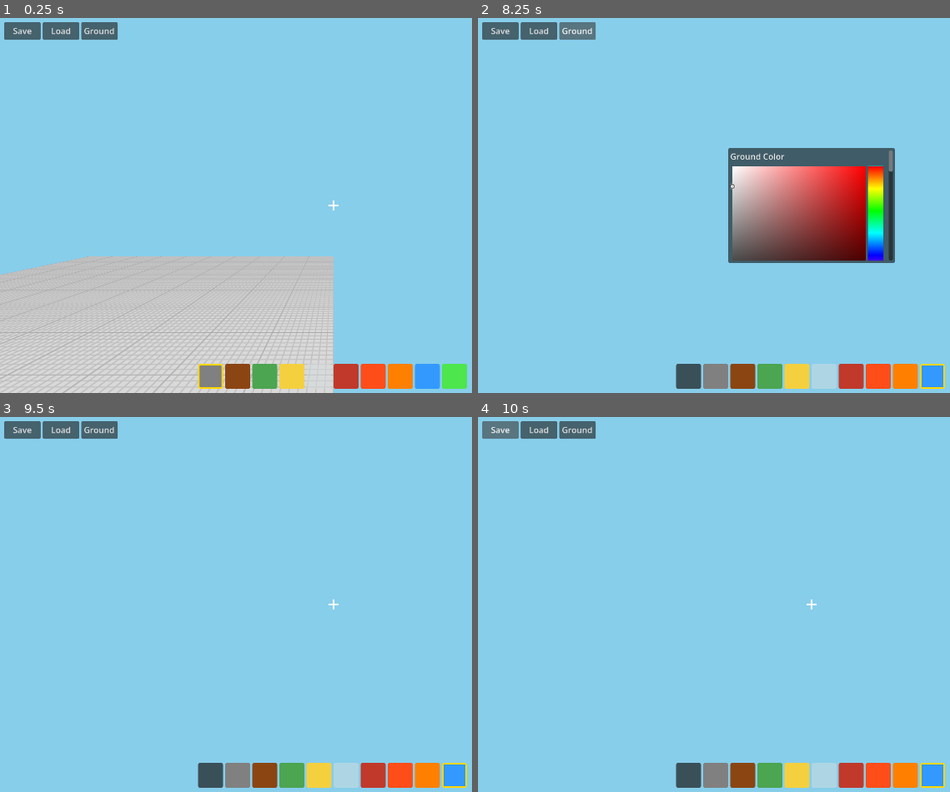
Above: before the commit, frames 1-4 (two rows, left to right).
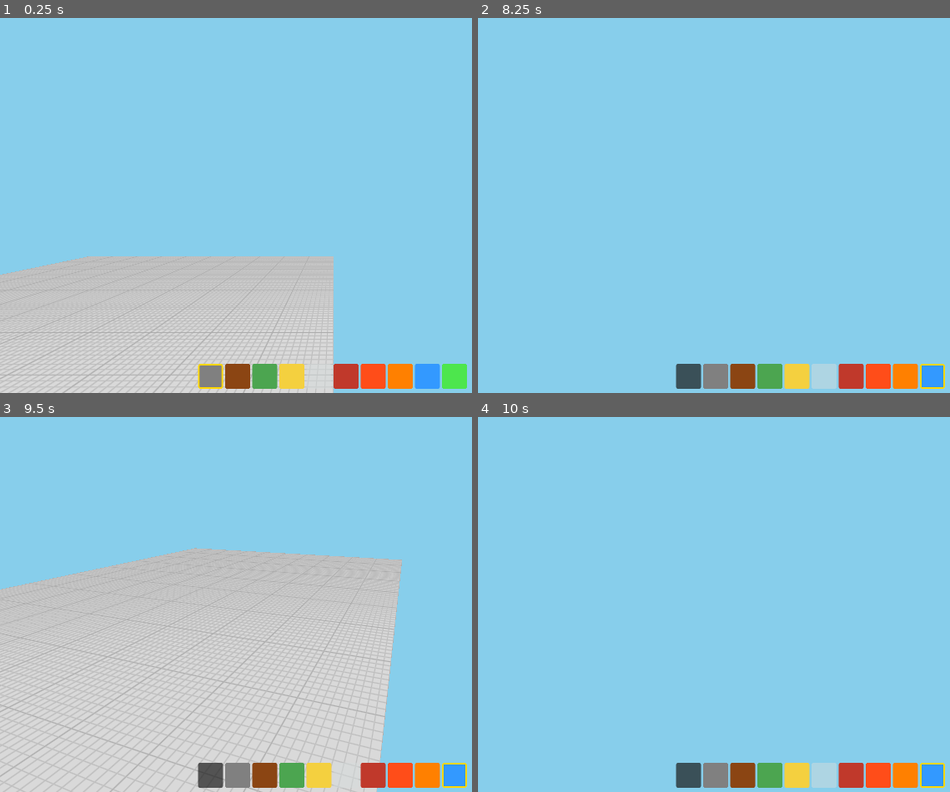
Above: after the commit, the same moments.

Repository: shbshc/building-game
Game: Godot game, scene res://scenes/main.tscn
The game is run twice, just before and just after one commit, with the same random seed, the same clock (stepped at 60 frames per second) and the same inputs.
Inputs (mouse positions are in pixels of both pictures, inside the frame that each line leads up to):
- Up to frame 1 (0.25 s): no input
- Up to frame 2 (8.25 s): click (690, 378) at 0.5 s; click (714, 378) at 1.25 s; click (742, 378) at 2 s; click (770, 378) at 2.75 s; click (798, 378) at 3.5 s; click (822, 378) at 4.25 s; click (850, 378) at 5 s; click (879, 378) at 5.75 s; click (907, 378) at 6.5 s; click (931, 378) at 7.25 s; click (577, 29) at 8 s, where only the run before the commit has a clickable "Ground"
- Up to frame 3 (9.5 s): click (259, 705) at 8.77 s
- Up to frame 4 (10 s): click (501, 428) at 9.5 s, where only the run before the commit has a clickable "Save"

The runs differ from the first frame. In frame 1, 1.1% of the frame differs, in the area x 0-72%, y 1-52%; in frame 2, 12%; in frame 3, 50%, in the area x 0-86%, y 1-100%; in frame 4, 1.1%.
Error after the commit: Parse Error: Used space character for indentation instead of tab as used before in the file. (res://scripts/main.gd:35)

Commit message:
fix: snapshot dict keys in energy tick, remove debug prints

Diff:
--- a/scripts/main.gd
+++ b/scripts/main.gd
@@ -24,9 +24,6 @@
 	backpack_panel = preload("res://scenes/ui/backpack_panel.tscn").instantiate()
 	$UI/UIContainer.add_child(backpack_panel)
 	get_tree().root.size_changed.connect(_on_window_resize)
-	print("Direction test: +X -> ", $FunctionalTypes.dir_vec_to_index(Vector3i(1,0,0)))
-	print("Opposite test: ", $FunctionalTypes.opposite_direction(Vector3i(1,0,0)))
-	print("Energy check: ", $FunctionalTypes.is_energy_type(1))
 
 func _process(delta):
 	_energy_tick_timer -= delta
@@ -35,12 +32,13 @@
 		_tick_continuous_energy()
 
 func _tick_continuous_energy():
-	var ft = $FunctionalTypes
-	for pos in block_manager.blocks:
-		var bd = block_manager.blocks[pos]
-		if bd.func_type == ft.FuncType.ENERGY_CONTINUOUS:
-			var dir_vec = ft.DIRECTION_VECTORS[bd.direction]
-			$ActivationSystem.trigger_activation(pos, dir_vec)
+    var ft = $FunctionalTypes
+    var positions = block_manager.blocks.keys()  # snapshot to avoid dict mutation during iteration
+    for pos in positions:
+        var bd = block_manager.blocks.get(pos)   # may be null if removed mid-tick
+        if bd and bd.func_type == ft.FuncType.ENERGY_CONTINUOUS:
+            var dir_vec = ft.DIRECTION_VECTORS[bd.direction]
+            $ActivationSystem.trigger_activation(pos, dir_vec)
 
 func _setup_ui():
 	var ui_root = $UI/UIContainer
